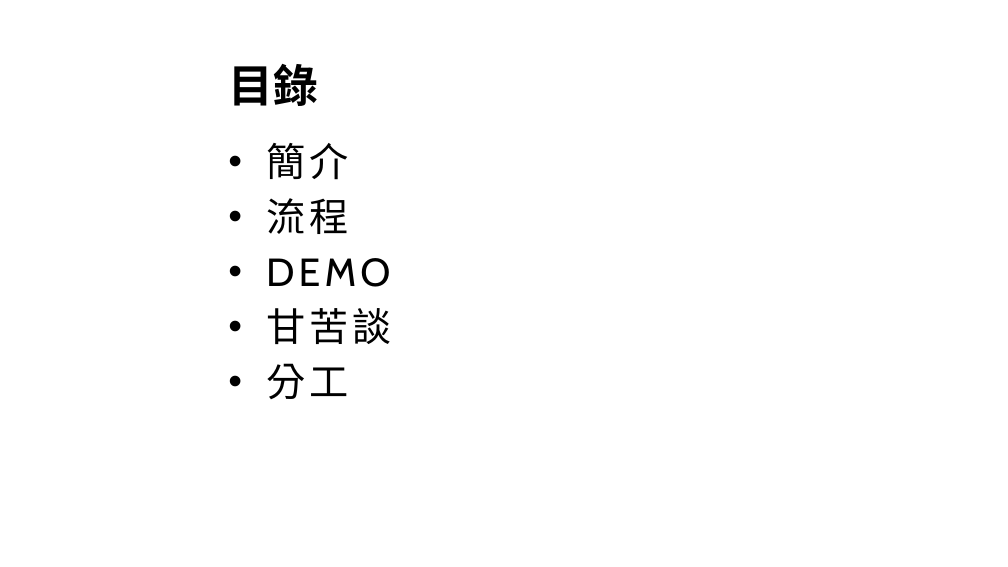
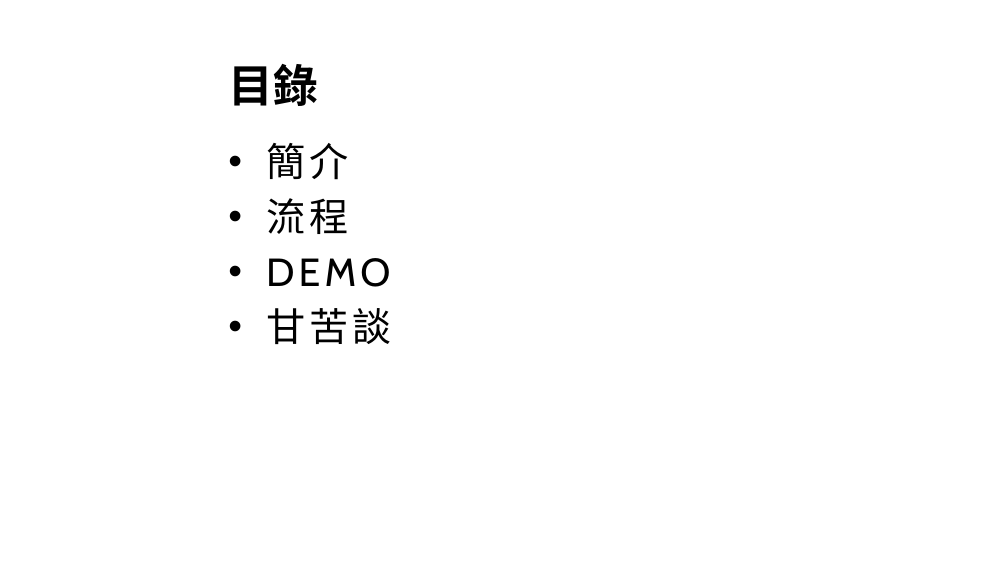
Before and after one commit to 1062-java-G07/1062-java-406411040, a slide deck: slide 2 of 高等程式語言─期末報告.pptx. Drawn at 1008x567 pixels with LibreOffice and Linux fonts; fonts in the diff are those of the drawing; background and template pictures are left out. Boxes give left, top, right and bottom in pixels: in the first picture for what was removed or moved away, otherwise in the second. Text is boxed around its words. In the diff, an @@ line names an element or a change of style, - is before the commit and + after.

```diff
--- a/高等程式語言─期末報告.pptx
+++ b/高等程式語言─期末報告.pptx
@@ text at (266,363,349,399): paragraph removed @@
-• 分工
```
